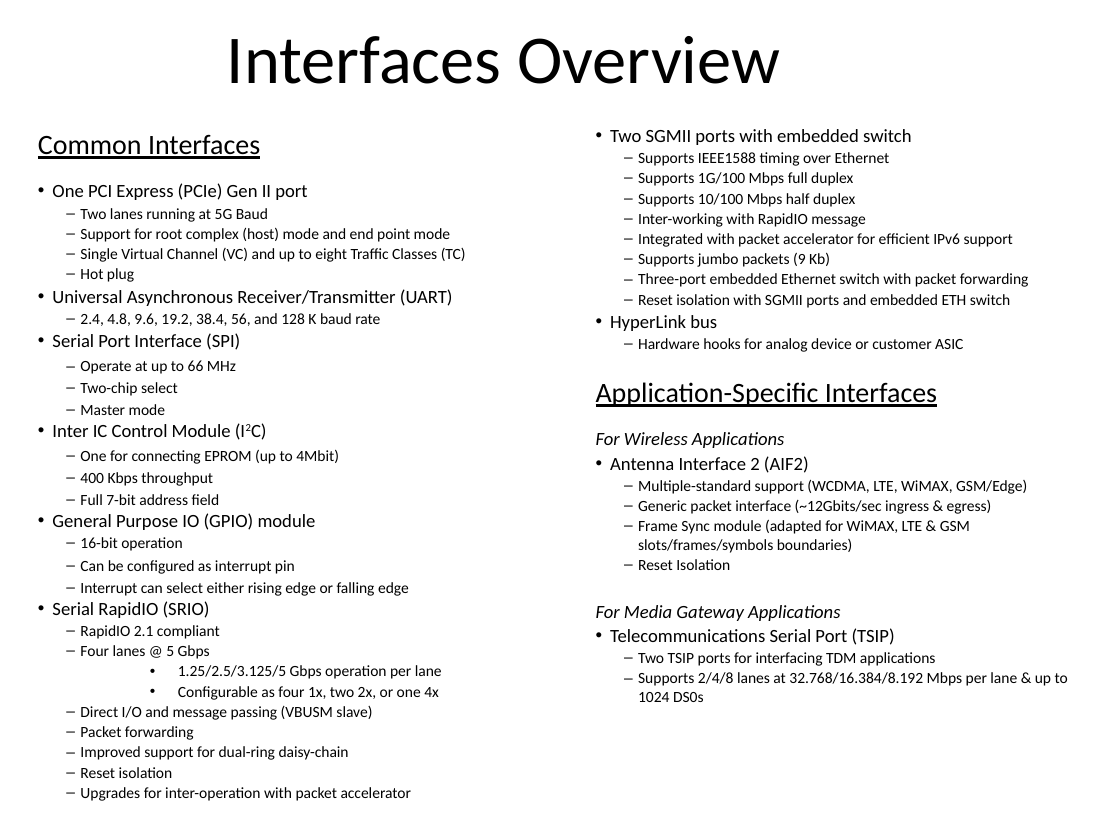
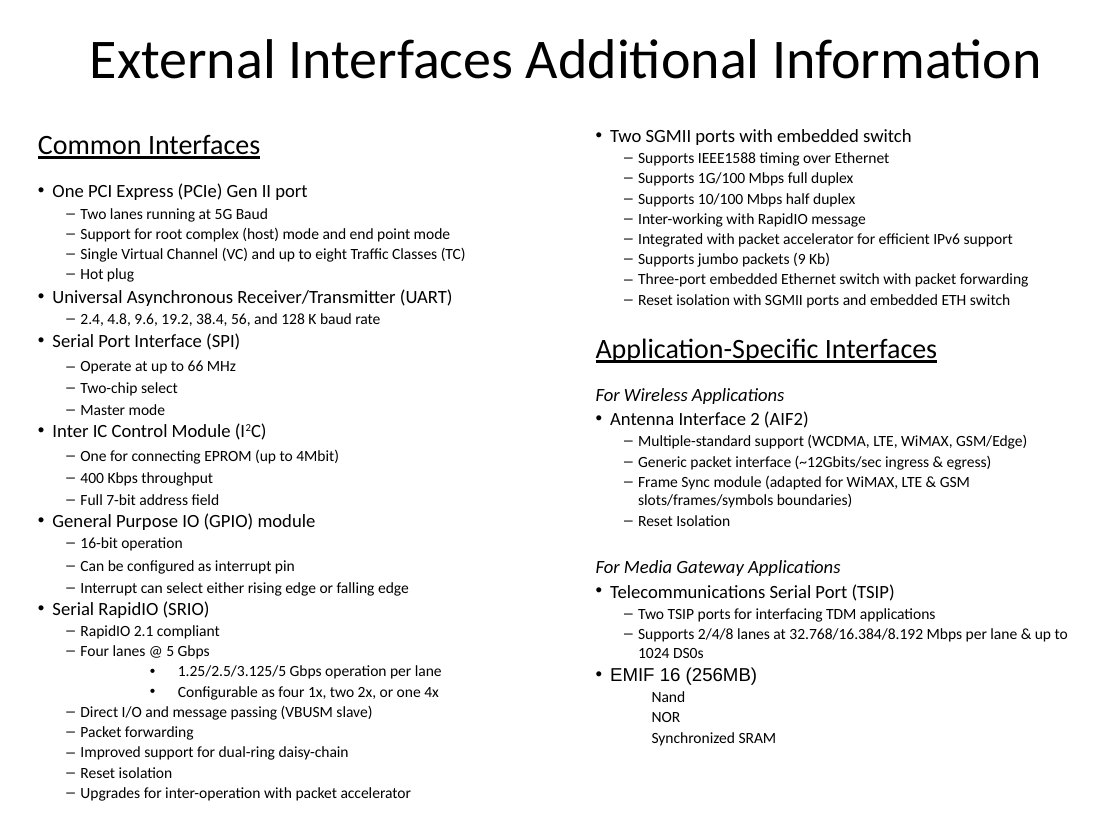
Before and after one commit to hari1989/keystone-workshop, a slide deck: slide 26 of slides/KeyStone Overview.pptx (slide 34 before the commit). Drawn at 1120x840 pixels with LibreOffice and Linux fonts; fonts in the diff are those of the drawing; background and template pictures are left out. Boxes give left, top, right and bottom in pixels: in the first picture for what was removed or moved away, otherwise in the second. Text is boxed around its words. In the diff, an @@ line names an element or a change of style, - is before the commit and + after.

```diff
--- a/slides/KeyStone Overview.pptx
+++ b/slides/KeyStone Overview.pptx
@@ title at box(90, 39, 1041, 79): text changed; size 44 to 36 pt @@
-Interfaces Overview
+External Interfaces Additional Information
@@ text at box(610, 315, 963, 352): paragraphs removed @@
-• HyperLink bus
-  – Hardware hooks for analog device or customer ASIC
@@ text at box(610, 667, 777, 746): paragraphs added @@
+• EMIF 16 (256MB)
+  Nand
+  NOR
+  Synchronized SRAM
```
Also in this commit, not shown: 28 other slides changed, 1 slide added, 29 slides removed.
